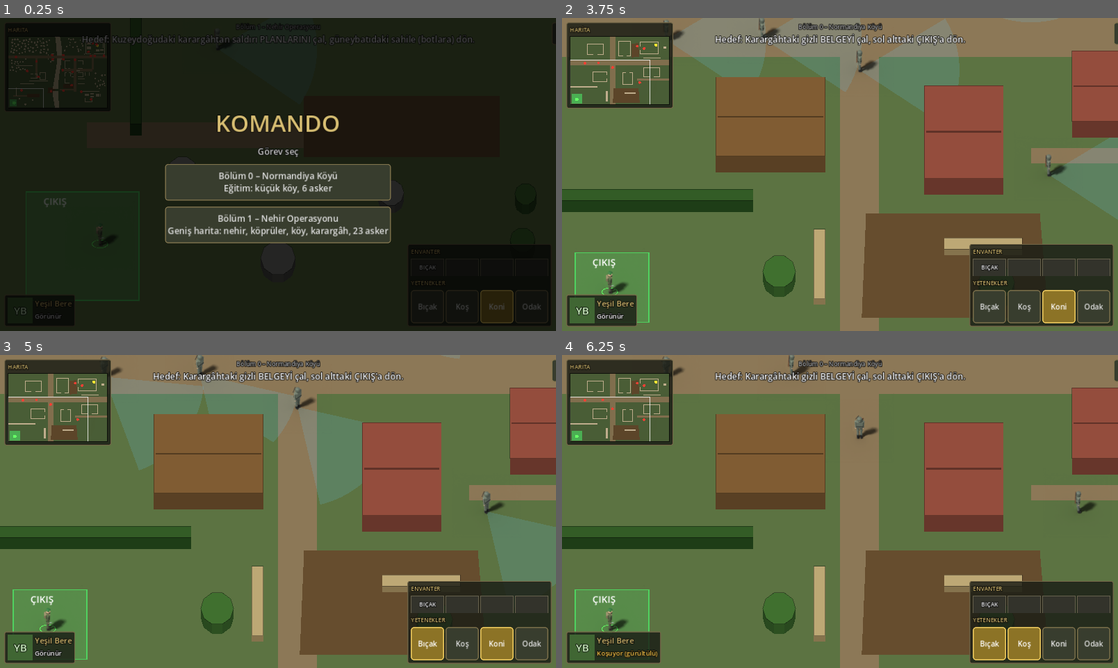
Above: before the commit, frames 1-4 (two rows, left to right).
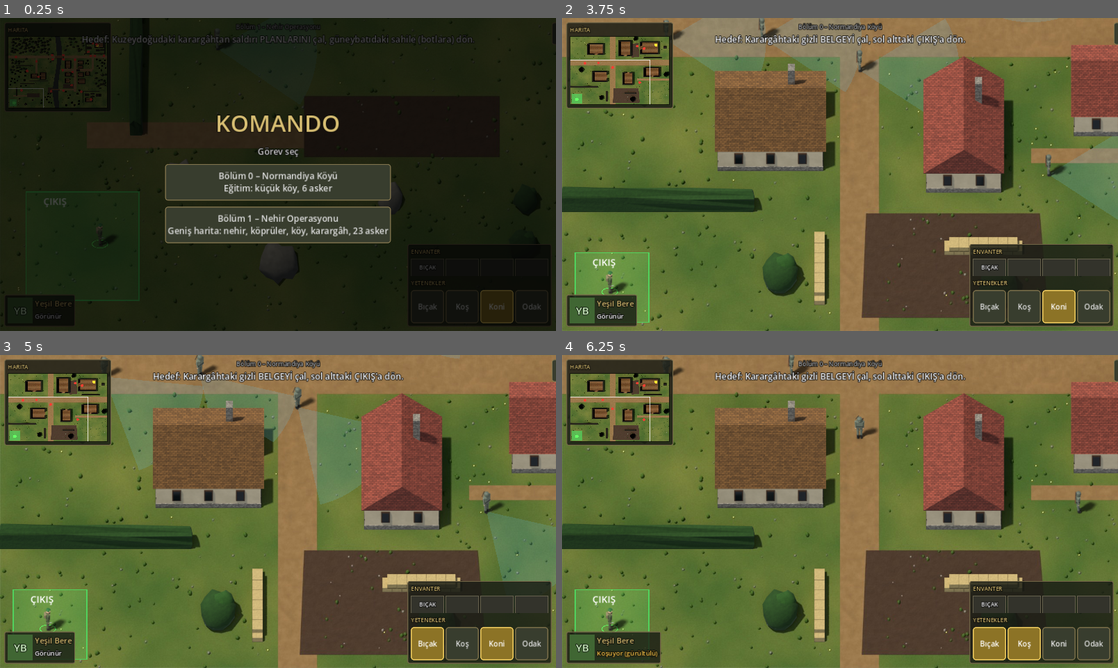
Above: after the commit, the same moments.

Repository: malisah61/komando
Game: Godot game, scene res://scenes/main.tscn
Same seed, same stepped clock (60 frames per second), same inputs: the game is played once before the commit and once after it.
Inputs:
- Up to frame 1 (0.25 s): no input
- Up to frame 2 (3.75 s): click "Bıçak" at 0.5 s; click "Koş" at 1.25 s; click "Koni" at 2 s; click "Odak" at 2.75 s; click "Bölüm 0 – Normandiya Köyü Eği…" at 3.5 s
- Up to frame 3 (5 s): click "Bıçak" at 4.25 s
- Up to frame 4 (6.25 s): click "Koş" at 5 s; click "Koni" at 5.75 s

The runs differ from the first frame. In frame 1, 0.6% of the frame differs, in the area x 1-97%, y 0-93%; in frame 2, 16%, in the area x 0-100%, y 6-100%; in frame 3, 16%; in frame 4, 16%.

Commit message:
Blender harita render hattı: render edilmiş zemin, Y-Sort nesneler, şeffaflaşan çatılar, Commandos tarzı silüet; iki bölüm render edildi [render-yok]
Co-Authored-By: Claude Opus 5.5 <noreply@anthropic.com>
Claude-Session: https://claude.ai/code/session_01YPoiBXcAt8Xd54TUtKXNkj

Diff:
--- a/scripts/commando.gd
+++ b/scripts/commando.gd
@@ -16,6 +16,16 @@
 var _step := 0.0
 var sprite: AnimatedSprite2D      # sprite sheet varsa dolu, yoksa sekillerle cizilir
 var run := false                  # HUD'daki Kos dugmesi
+var ghost: AnimatedSprite2D       # bina/agac arkasindayken gorunen silüet (Commandos gibi)
+
+const GHOST_SHADER := """
+shader_type canvas_item;
+uniform vec4 tint : source_color = vec4(0.45, 1.0, 0.45, 0.6);
+void fragment() {
+	vec4 c = texture(TEXTURE, UV);
+	COLOR = vec4(tint.rgb, step(0.8, c.a) * tint.a);
+}
+"""
 
 
 func _ready() -> void:
@@ -36,6 +46,20 @@
 		if ResourceLoader.exists(path):
 			sprite = SpriteSheet.attach(self, path)
 			break
+	if sprite != null:
+		ghost = AnimatedSprite2D.new()
+		ghost.sprite_frames = sprite.sprite_frames
+		ghost.scale = sprite.scale
+		ghost.offset = sprite.offset
+		ghost.texture_filter = sprite.texture_filter
+		ghost.z_index = 15
+		var sh := Shader.new()
+		sh.code = GHOST_SHADER
+		var m := ShaderMaterial.new()
+		m.shader = sh
+		ghost.material = m
+		ghost.visible = false
+		add_child(ghost)
 
 
 func nav_ready() -> bool:
@@ -107,6 +131,17 @@
 	SpriteSheet.play(sprite, anim, facing, force)
 
 
+func _process(_delta: float) -> void:
+	if ghost == null:
+		return
+	ghost.visible = alive and main.level.is_occluded(global_position)
+	if ghost.visible:
+		if ghost.animation != sprite.animation:
+			ghost.animation = sprite.animation
+		ghost.frame = sprite.frame
+		ghost.flip_h = sprite.flip_h
+
+
 func is_hidden() -> bool:
 	return main.level.is_inside_view_blocker(global_position)
 
--- a/scripts/level.gd
+++ b/scripts/level.gd
@@ -52,6 +52,12 @@
 
 var _redraw_t := 0.0
 
+# --- Blender'da render edilmis harita (levels/<bolum>_art/) ---
+var art := false
+var ground_tex: Texture2D
+var _areas: Array = []            # bina indeksi -> Roof alani
+var occluders: Array = []         # [ekran dikdortgeni, taban y, dugum] - silüet icin
+
 
 func load_level(path: String, world: Node2D, roofs: Node2D) -> bool:
 	var f := FileAccess.open(path, FileAccess.READ)
@@ -63,6 +69,8 @@
 		push_error("Bolum dosyasi bozuk: " + path)
 		return false
 	data = parsed
+	var art_dir := path.get_basename() + "_art/"
+	art = ResourceLoader.exists(art_dir + "ground.jpg") and FileAccess.file_exists(art_dir + "manifest.json")
 	size = _v(data["size"])
 	start = _v(data["start"])
 	var e: Array = data["exit"]
@@ -80,10 +88,14 @@
 	var border := PackedVector2Array([Vector2.ZERO, Vector2(size.x, 0), size, Vector2(0, size.y)])
 	_add_view_poly(border)
 
+	var bi := 0
 	for b in data.get("buildings", []):
 		_build_building(b, world, roofs)
+		bi += 1
 	for o in data.get("obstacles", []):
 		_build_obstacle(o, world)
+	if art:
+		_build_art(art_dir, world, roofs)
 
 	_build_navigation()
 	_build_grid()
@@ -112,6 +124,8 @@
 	if t[2] <= 0.0:
 		water.append(pts)     # yuksekligi olmayan: zemine cizilir
 		return
+	if art:
+		return                # gorunum render edilmis atlastan gelir
 	var p = Prop.new()
 	p.setup(pts, t[2], t[3], t[4])
 	world.add_child(p)
@@ -159,18 +173,22 @@
 	for w in walls:
 		var pts := _rect_poly(w)
 		_add_solid(pts, true, true)
+		if art:
+			continue
 		var p = Prop.new()
 		p.setup(pts, WALL_H, Color(0.78, 0.72, 0.6), Color(0.6, 0.53, 0.42))
 		world.add_child(p)
 		wall_props.append(p)
 
 	# cati + icerisi icin seffaflasan alan
-	var rc: Array = b.get("roof", [0.58, 0.3, 0.24])
-	var roof_col := Color(rc[0], rc[1], rc[2])
-	var roof = Prop.new()
-	roof.setup(_rect_poly(rect.grow(6)), WALL_H + 8.0, roof_col, roof_col.darkened(0.3))
-	roof.ridge = true
-	roofs.add_child(roof)
+	var roof = null
+	if not art:
+		var rc: Array = b.get("roof", [0.58, 0.3, 0.24])
+		var roof_col := Color(rc[0], rc[1], rc[2])
+		roof = Prop.new()
+		roof.setup(_rect_poly(rect.grow(6)), WALL_H + 8.0, roof_col, roof_col.darkened(0.3))
+		roof.ridge = true
+		roofs.add_child(roof)
 	var area = Roof.new()
 	area.roof_node = roof
 	area.wall_nodes = wall_props
@@ -181,6 +199,54 @@
 	area.position = rect.get_center()
 	area.add_child(shape)
 	add_child(area)
+	_areas.append(area)
+
+
+func _build_art(dir: String, world: Node2D, roofs: Node2D) -> void:
+	## Blender ciktisi: zemin resmi + her nesne icin Y-Sort'a giren ayri sprite
+	ground_tex = load(dir + "ground.jpg")
+	var man = JSON.parse_string(FileAccess.get_file_as_string(dir + "manifest.json"))
+	var obj_tex: Texture2D = load(dir + "objects.png")
+	var roof_tex: Texture2D = load(dir + "roofs.png")
+	for e in man.get("objects", []):
+		var spr := _art_sprite(obj_tex, e)
+		world.add_child(spr)
+		occluders.append([Rect2(e["rect"][0], e["rect"][1], e["rect"][2], e["rect"][3]), float(e["base"][3]), spr])
+		if e["kind"] == "wall":
+			var a = _areas[int(e["building"])]
+			a.wall_nodes.append(spr)
+	for e in man.get("roofs", []):
+		var spr := _art_sprite(roof_tex, e)
+		roofs.add_child(spr)
+		occluders.append([Rect2(e["rect"][0], e["rect"][1], e["rect"][2], e["rect"][3]), INF, spr])
+		_areas[int(e["building"])].roof_node = spr
+
+
+func _art_sprite(tex: Texture2D, e: Dictionary) -> Sprite2D:
+	var r: Array = e["rect"]
+	var a: Array = e["atlas"]
+	var at := AtlasTexture.new()
+	at.atlas = tex
+	at.region = Rect2(a[0], a[1], r[2], r[3])
+	var spr := Sprite2D.new()
+	spr.texture = at
+	spr.centered = false
+	var base: Array = e["base"]
+	spr.position = Vector2((float(base[0]) + float(base[2])) * 0.5, float(base[3]))
+	spr.offset = Vector2(r[0], r[1]) - spr.position
+	return spr
+
+
+func is_occluded(p: Vector2) -> bool:
+	## karakter bir nesnenin/catinin arkasinda mi? (Commandos'taki silüet icin)
+	var head := p + Vector2(0, -22)
+	for o in occluders:
+		var rect: Rect2 = o[0]
+		if not rect.has_point(head):
+			continue
+		if o[1] > p.y and o[2].modulate.a > 0.5:
+			return true
+	return false
 
 
 func _add_solid(pts: PackedVector2Array, blocks_move: bool, blocks_view: bool) -> void:
@@ -302,6 +368,14 @@
 # ---------------- Zemin cizimi ----------------
 func _draw() -> void:
 	var font := ThemeDB.fallback_font
+	if ground_tex != null:
+		draw_texture(ground_tex, Vector2.ZERO)
+	else:
+		_draw_plain_ground()
+	_draw_overlays(font)
+
+
+func _draw_plain_ground() -> void:
 	draw_rect(Rect2(Vector2.ZERO, size), Color(0.36, 0.45, 0.26))
 	for r in roads:
 		draw_rect(r, Color(0.55, 0.47, 0.34))
@@ -326,6 +400,9 @@
 		while y < fl.end.y:
 			draw_line(Vector2(fl.position.x, y), Vector2(fl.end.x, y), Color(0.38, 0.27, 0.18), 1.0)
 			y += 16.0
+
+
+func _draw_overlays(font: Font) -> void:
 	for fp in footprints:
 		var a: float = 1.0 - float(fp["age"]) / FOOTPRINT_LIFE
 		draw_set_transform(fp["pos"], fp["rot"], Vector2.ONE)
--- a/scripts/minimap.gd
+++ b/scripts/minimap.gd
@@ -35,19 +35,22 @@
 		return
 	var lvl = main.level
 	var k := _scale()
-	draw_rect(Rect2(Vector2.ZERO, lvl.size * k), Color(0.3, 0.38, 0.22, 0.92))
-	for r in lvl.roads:
-		draw_rect(Rect2(r.position * k, r.size * k), Color(0.5, 0.43, 0.3))
-	for s in lvl.surfaces:
-		var pts := PackedVector2Array()
-		for p in s["points"]:
-			pts.append(p * k)
-		draw_colored_polygon(pts, s["color"].darkened(0.1))
+	if lvl.ground_tex != null:
+		draw_texture_rect(lvl.ground_tex, Rect2(Vector2.ZERO, lvl.size * k), false)
+	else:
+		draw_rect(Rect2(Vector2.ZERO, lvl.size * k), Color(0.3, 0.38, 0.22, 0.92))
+		for r in lvl.roads:
+			draw_rect(Rect2(r.position * k, r.size * k), Color(0.5, 0.43, 0.3))
+		for s in lvl.surfaces:
+			var pts := PackedVector2Array()
+			for p in s["points"]:
+				pts.append(p * k)
+			draw_colored_polygon(pts, s["color"].darkened(0.1))
 	for poly in lvl.move_polys:
 		var pts := PackedVector2Array()
 		for p in poly:
 			pts.append(p * k)
-		draw_colored_polygon(pts, Color(0.75, 0.68, 0.55))
+		draw_colored_polygon(pts, Color(0.2, 0.18, 0.14, 0.75) if lvl.ground_tex != null else Color(0.75, 0.68, 0.55))
 	draw_rect(Rect2(lvl.exit_rect.position * k, lvl.exit_rect.size * k), Color(0.3, 0.9, 0.4, 0.6))
 	if not lvl.document_taken:
 		draw_circle(lvl.document_pos * k, 3.5, Color(1, 0.9, 0.2))
Not shown, changed: export_presets.cfg
Binary file added: levels/bolum0_art/ground.jpg
Not shown, added: levels/bolum0_art/ground.jpg.import
Not shown, added: levels/bolum0_art/manifest.json
Binary file added: levels/bolum0_art/objects.png
Not shown, added: levels/bolum0_art/objects.png.import
Binary file added: levels/bolum0_art/roofs.png
Not shown, added: levels/bolum0_art/roofs.png.import
Binary file added: levels/bolum1_art/ground.jpg
Not shown, added: levels/bolum1_art/ground.jpg.import
Not shown, added: levels/bolum1_art/manifest.json
Binary file added: levels/bolum1_art/objects.png
(and 3 more such lines)
